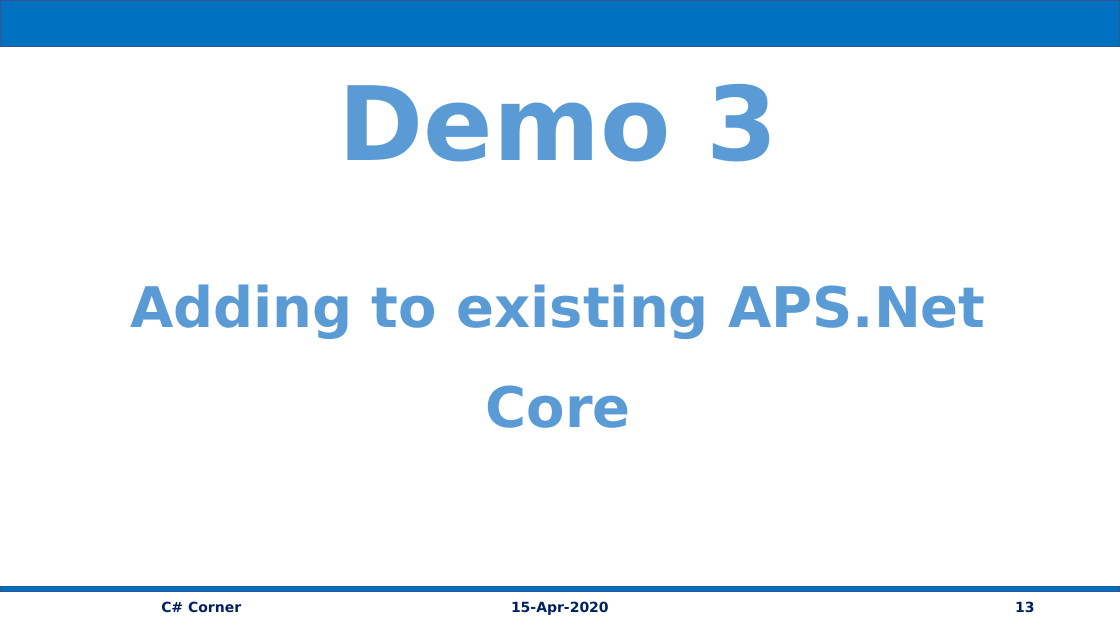
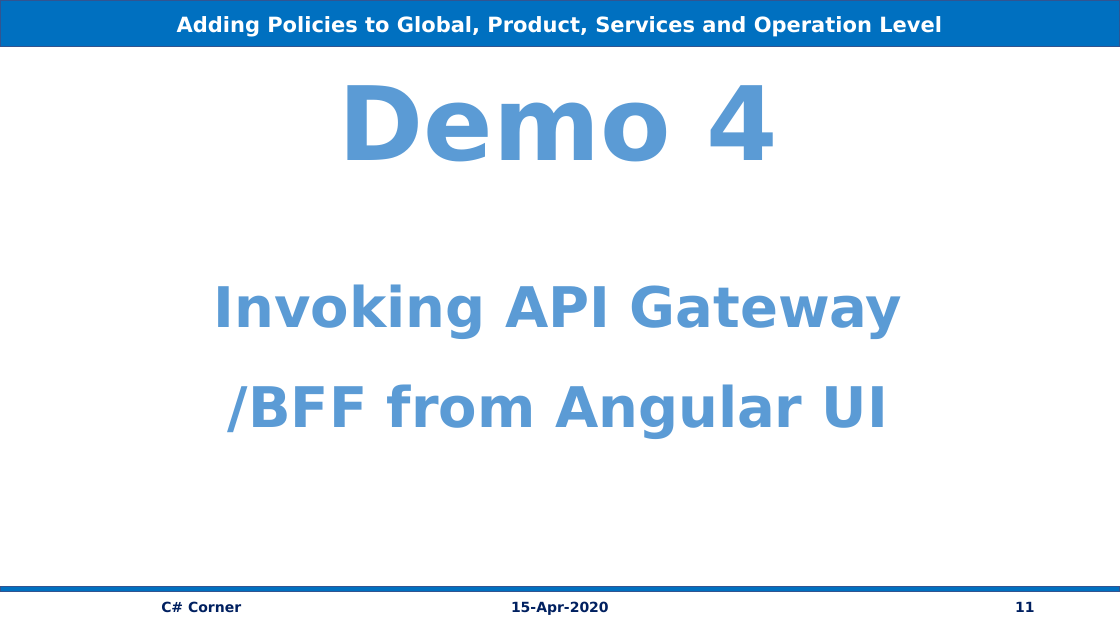
Before and after one commit to vishipayyallore/speaker_series, a slide deck: slide 11 of Azure/15Apr2020_BFF_ApiMgt/Documentation/BackEndForFrontEnd_AzureAPIMgt.pptx (slide 13 before the commit). Drawn at 1120x630 pixels with LibreOffice and Linux fonts; fonts in the diff are those of the drawing. Boxes give left, top, right and bottom in pixels: in the first picture for what was removed or moved away, otherwise in the second. Text is boxed around its words. In the diff, an @@ line names an element or a change of style, - is before the commit and + after.

```diff
--- a/Azure/15Apr2020_BFF_ApiMgt/Documentation/BackEndForFrontEnd_AzureAPIMgt.pptx
+++ b/Azure/15Apr2020_BFF_ApiMgt/Documentation/BackEndForFrontEnd_AzureAPIMgt.pptx
@@ text in rectangle at (177,16,942,37): text added @@
+Adding Policies to Global, Product, Services and Operation Level
@@ text at (214,85,903,439): text changed @@
-Demo 3
-Adding to existing APS.Net Core
+Demo 4
+Invoking API Gateway
+/BFF from Angular UI
@@ page number at (1015,601,1034,612): text changed @@
-13
+11
```
Also in this commit, not shown: 5 other slides changed, 4 slides added, 5 slides removed, 1 other file.
